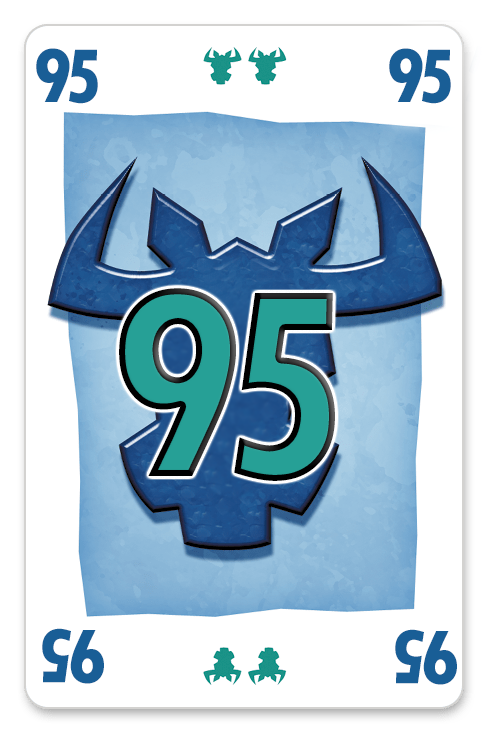
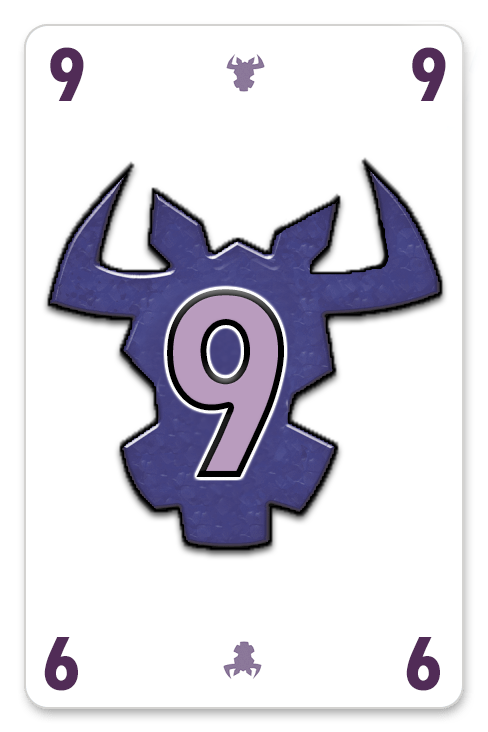
Revision of a layered 488 x 732 image; what changed, layer by layer:
renamed "95" to "9", painted on it over [395, 629, 457, 691]
renamed "95" to "9", painted on it over [42, 628, 104, 691]
renamed "95" to "9", painted on it over [36, 47, 98, 104]
renamed "95" to "9", painted on it over [389, 47, 451, 104]
renamed "95" to "9", painted on it over [119, 288, 335, 481]
added layer "Camada 2" above "Camada 3 copiar" over [47, 157, 443, 551]
added layer "Camada 3 copiar" above "Camada 3" over [220, 641, 268, 684]
added layer "Camada 3" above "Camada 1" over [220, 49, 268, 92]
painted on "Camada 1" over [47, 47, 447, 686]
